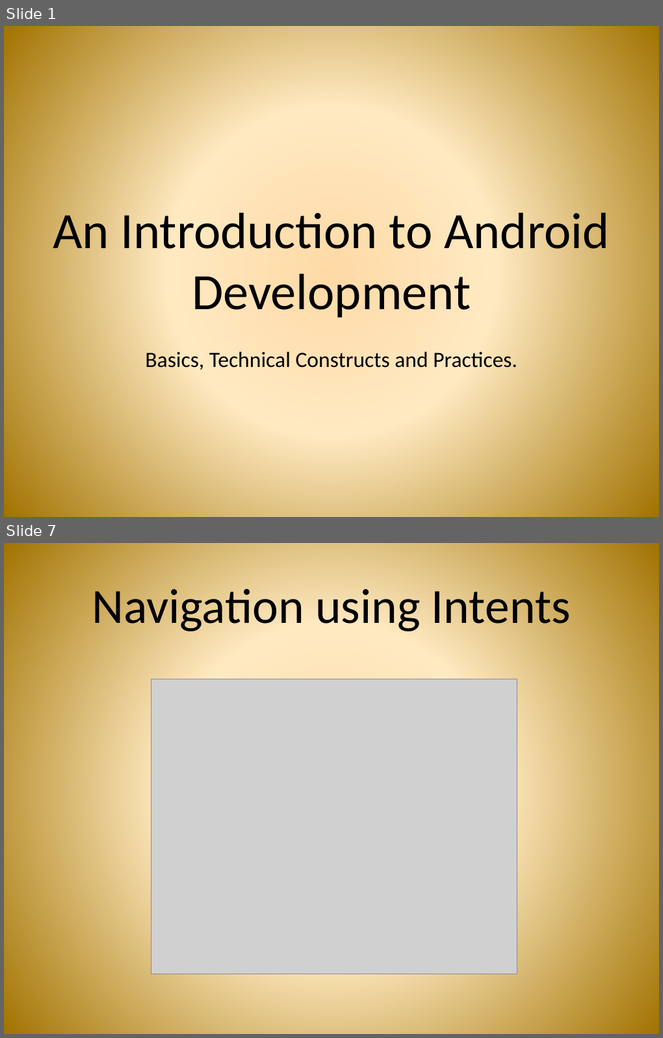
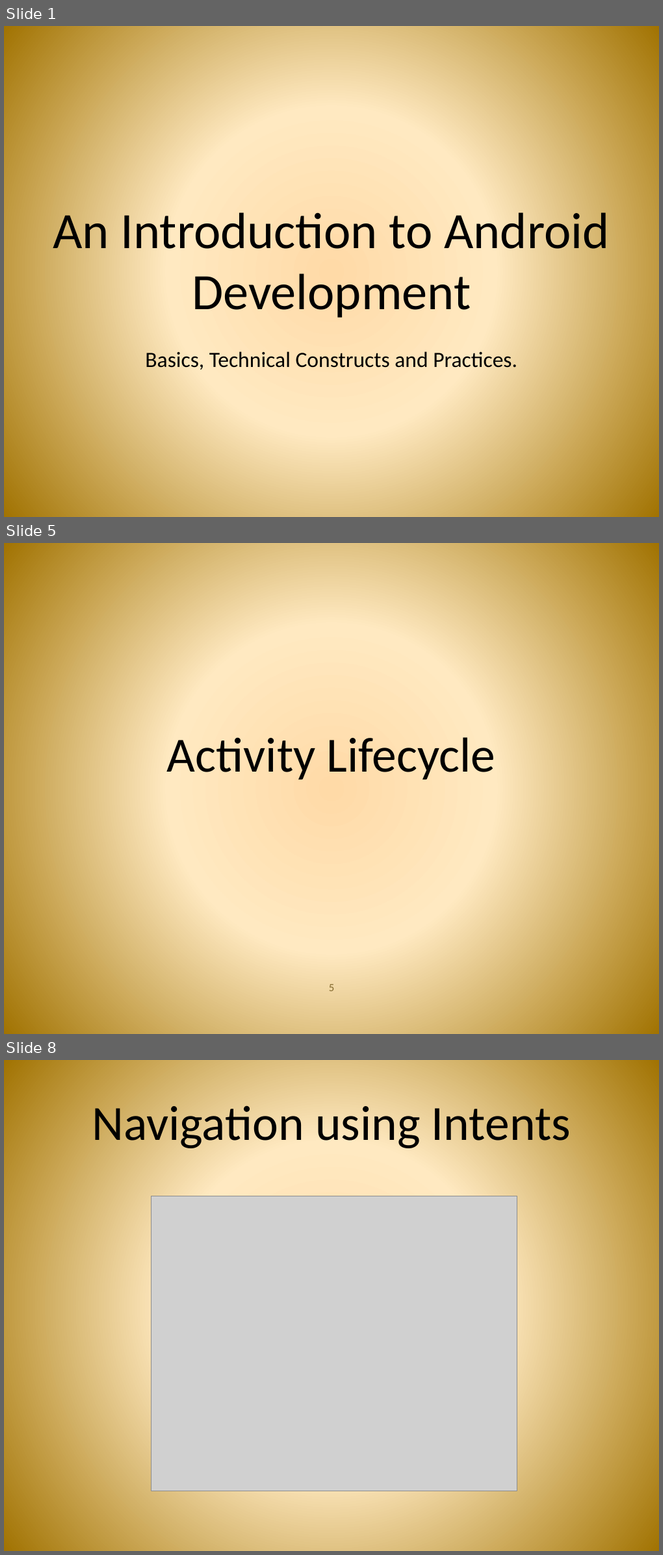
Before and after one commit to androidbootcamp/Course-Material, a slide deck: Day1/day_1.pptx. Shown one above the other, each under a label of ours: slides 1 and 7 before the commit, slides 1, 5 and 8 after it; the slides between them are not shown. The pictures are 663x1038 and 663x1555 pixels, drawn with LibreOffice and Linux fonts; fonts in the diff are those of the drawing; grey boxes stand for pictures; background and template pictures are left out. Boxes give left, top, right and bottom in pixels: in the first picture for what was removed or moved away, otherwise in the second. Text is boxed around its words. In the diff, an @@ line names an element or a change of style, - is before the commit and + after.

```diff
--- a/Day1/day_1.pptx
+++ b/Day1/day_1.pptx
@@ slide 5 added at [4,543,659,1034], background picture (left out) @@
@@ title added at [167,737,496,780], 54 pt, text #000000 @@
+Activity Lifecycle
@@ page number added at [329,984,334,991], 12 pt, text #82682C @@
+5
@@ what was slide 7 is now slide 8 @@
```
Also in this commit, not shown: 10 slides changed.
